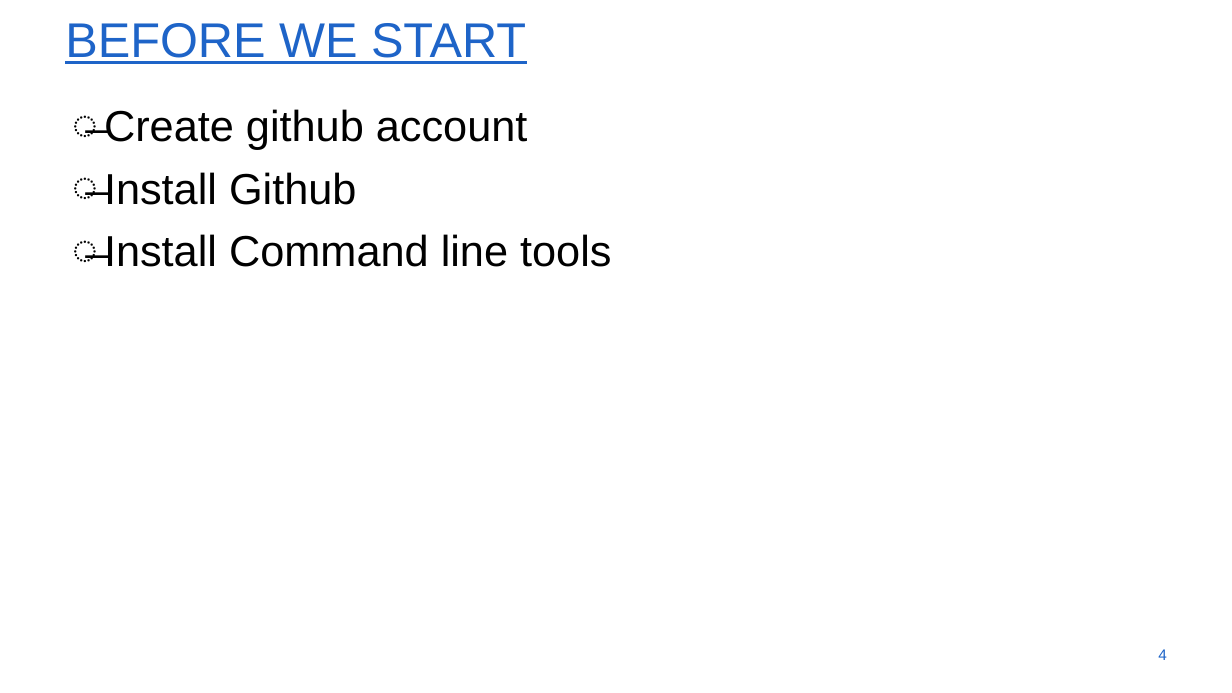
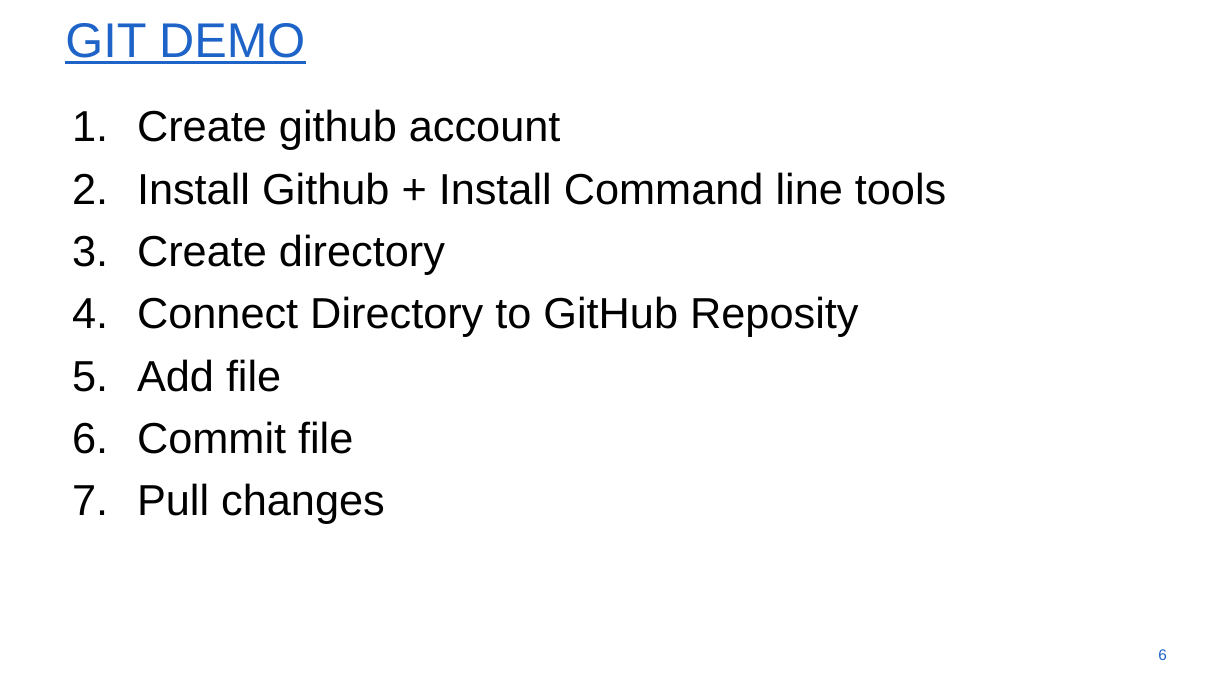
Before and after one commit to Qisi-Zhang/SSHTsessie, a slide deck: slide 6 of SSHTGithub.pptx (slide 4 before the commit). Drawn at 1232x693 pixels with LibreOffice and Linux fonts; fonts in the diff are those of the drawing; background and template pictures are left out. Boxes give left, top, right and bottom in pixels: in the first picture for what was removed or moved away, otherwise in the second. Text is boxed around its words. In the diff, an @@ line names an element or a change of style, - is before the commit and + after.

Commit message:
update powerpoint

```diff
--- a/SSHTGithub.pptx
+++ b/SSHTGithub.pptx
@@ title at [65,23,305,64]: text changed @@
-BEFORE WE START
+GIT DEMO
@@ text at [137,109,561,150]: bullet ̶ to 1. @@
@@ text at [137,172,946,524]: text changed @@
-̶ Install Github
-̶ Install Command line tools
+2. Install Github + Install Command line tools
+3. Create directory
+4. Connect Directory to GitHub Reposity
+5. Add file
+6. Commit file
+7. Pull changes
@@ page number at [1158,649,1167,660]: text changed @@
-4
+6
```
Also in this commit, not shown: 4 other slides changed, 6 slides added, 2 slides removed.
